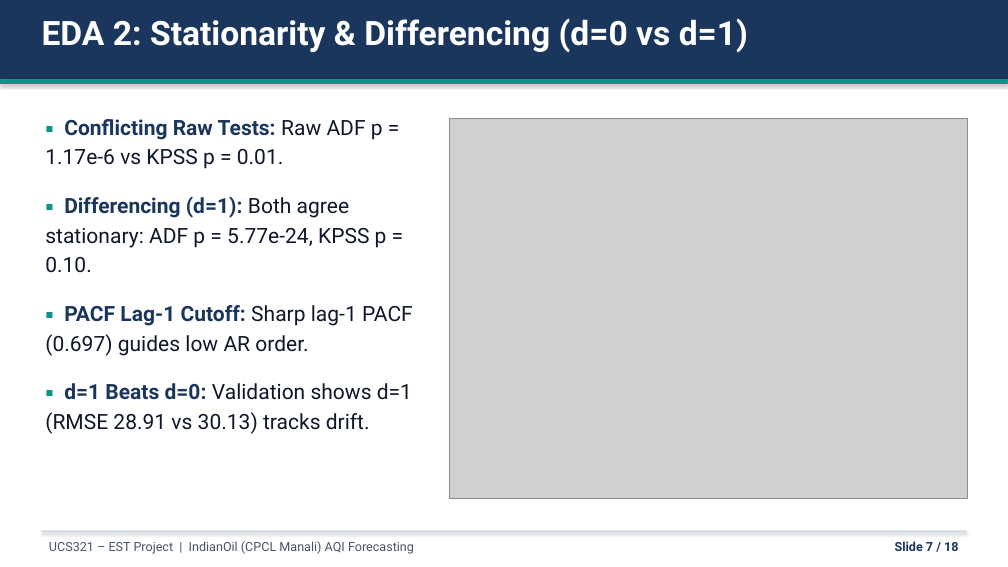
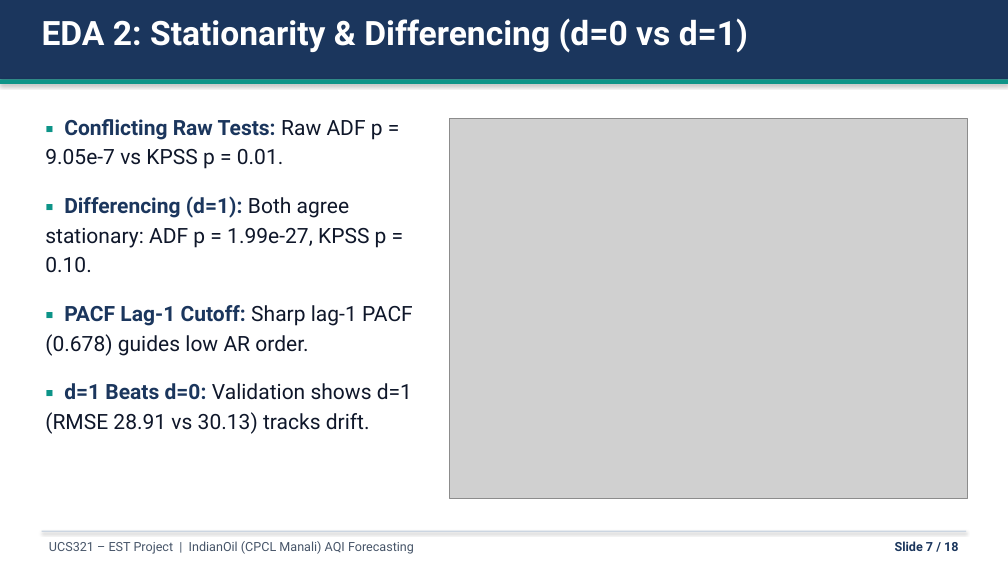
Before and after one commit to arush-saini-codes/INDIAN_OIL_AQI-AI_FOR_ENGINEERS-, a slide deck: slide 7 of Presentation/UCS321_AQI_Forecasting.pptx. Drawn at 1008x567 pixels with LibreOffice and Linux fonts; fonts in the diff are those of the drawing; grey boxes stand for pictures. Boxes give left, top, right and bottom in pixels: in the first picture for what was removed or moved away, otherwise in the second. Text is boxed around its words. In the diff, an @@ line names an element or a change of style, - is before the commit and + after.

```diff
--- a/Presentation/UCS321_AQI_Forecasting.pptx
+++ b/Presentation/UCS321_AQI_Forecasting.pptx
@@ text at [45,119,413,356]: text changed @@
-▪ Conflicting Raw Tests: Raw ADF p = 1.17e-6 vs KPSS p = 0.01.
-▪ Differencing (d=1): Both agree stationary: ADF p = 5.77e-24, KPSS p = 0.10.
-▪ PACF Lag-1 Cutoff: Sharp lag-1 PACF (0.697) guides low AR order.
+▪ Conflicting Raw Tests: Raw ADF p = 9.05e-7 vs KPSS p = 0.01.
+▪ Differencing (d=1): Both agree stationary: ADF p = 1.99e-27, KPSS p = 0.10.
+▪ PACF Lag-1 Cutoff: Sharp lag-1 PACF (0.678) guides low AR order.
```
Also in this commit, not shown: 5 other slides changed, 25 other files.
